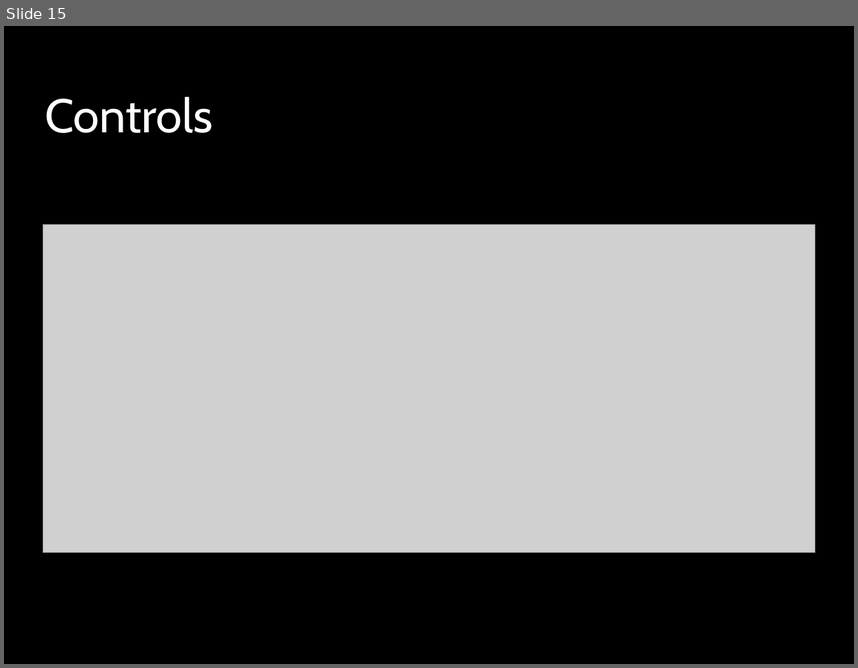
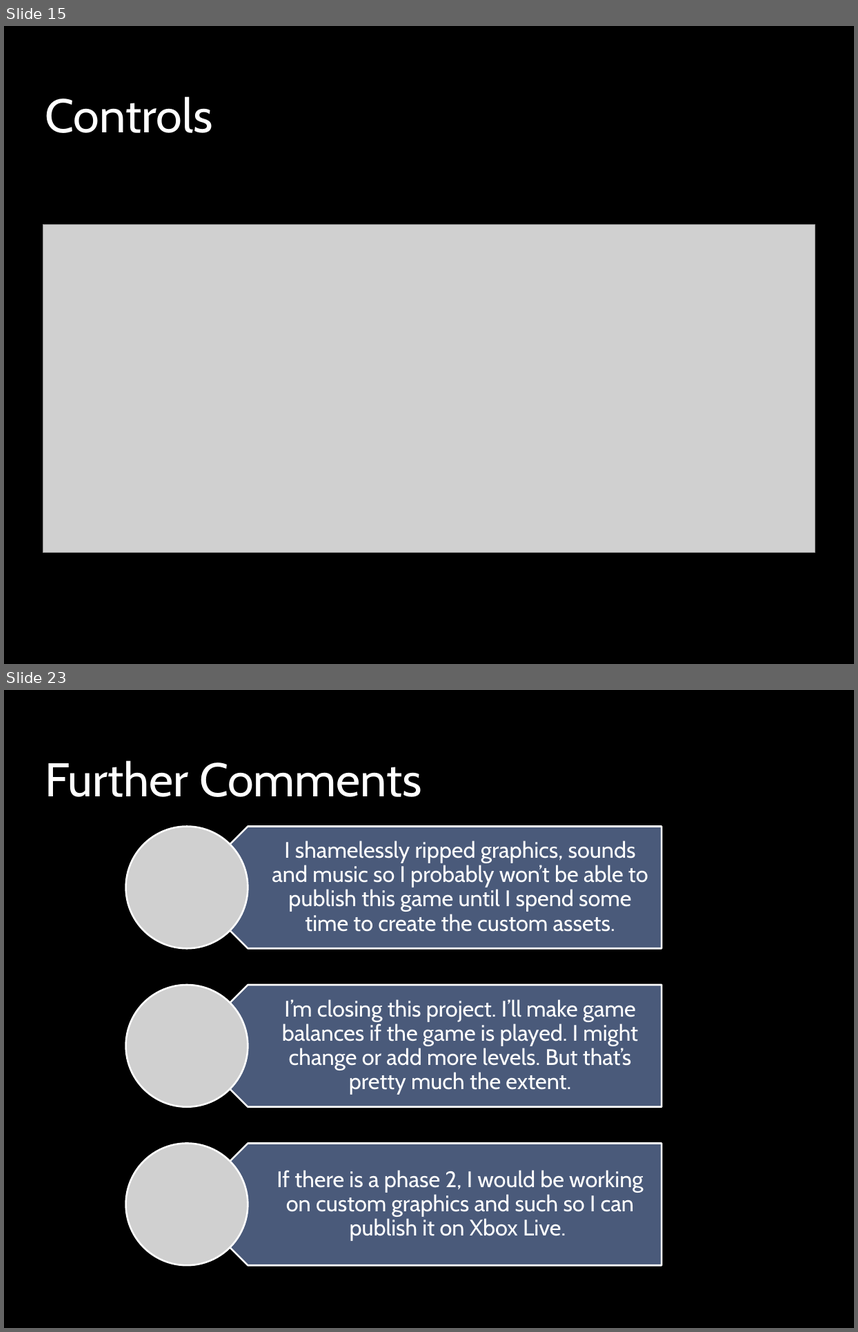
Before and after one commit to peterhoang/Super-Duper-Game, a slide deck: The Super-Awesome Game Deck.pptx. Shown one above the other, each under a label of ours: slide 15 before the commit, slides 15 and 23 after it; the slides between them are not shown. The pictures are 858x668 and 858x1332 pixels, drawn with LibreOffice and Linux fonts; fonts in the diff are those of the drawing; grey boxes stand for pictures; background and template pictures are left out. Boxes give left, top, right and bottom in pixels: in the first picture for what was removed or moved away, otherwise in the second. Text is boxed around its words. In the diff, an @@ line names an element or a change of style, - is before the commit and + after.

```diff
--- a/The Super-Awesome Game Deck.pptx
+++ b/The Super-Awesome Game Deck.pptx
@@ slide 23 added at (4,690,854,1328), background picture (left out); not listed: 1 template element that a slide beside it also shows @@
@@ title added at (45,760,422,797), 40 pt, text #FFFFFF @@
+Further Comments
@@ group added at (125,826,662,1265): 3 pentagon arrows, 3 texts, 3 pictures @@
+I shamelessly ripped graphics, sounds and music so I probably won’t be able to publish this game until I spend some time to create the custom assets.
+I’m closing this project. I’ll make game balances if the game is played. I might change or add more levels. But that’s pretty much the extent.
+If there is a phase 2, I would be working on custom graphics and such so I can publish it on Xbox Live.
```
Also in this commit, not shown: 1 slide changed, 10 other slides added.
